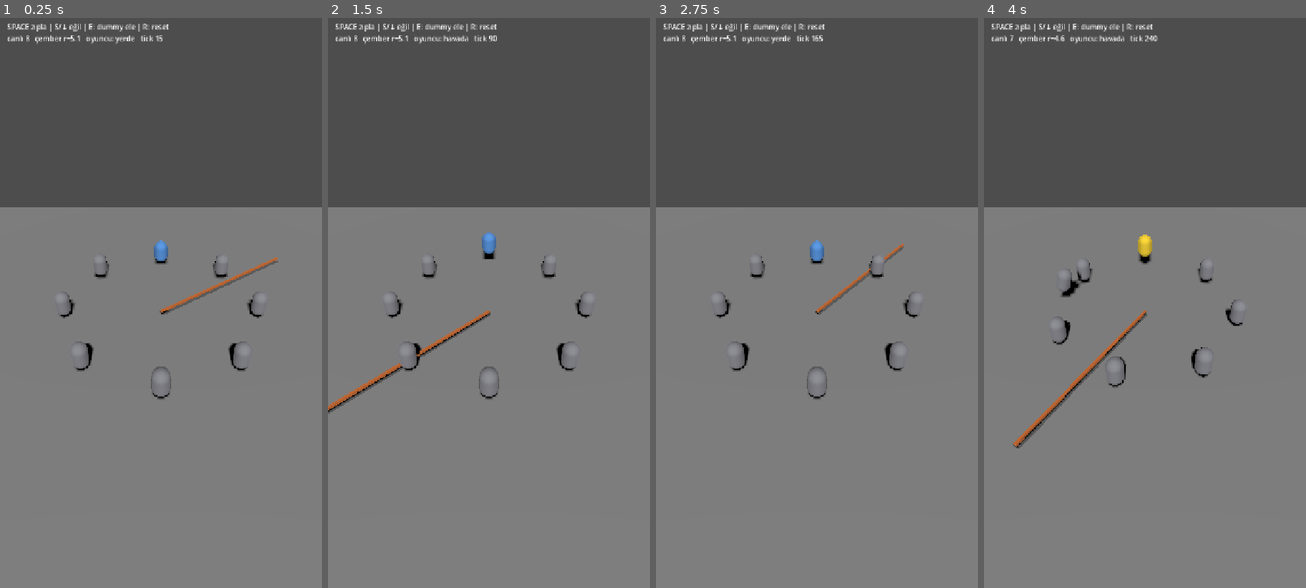
Above: before the commit, frames 1-4 (left to right).
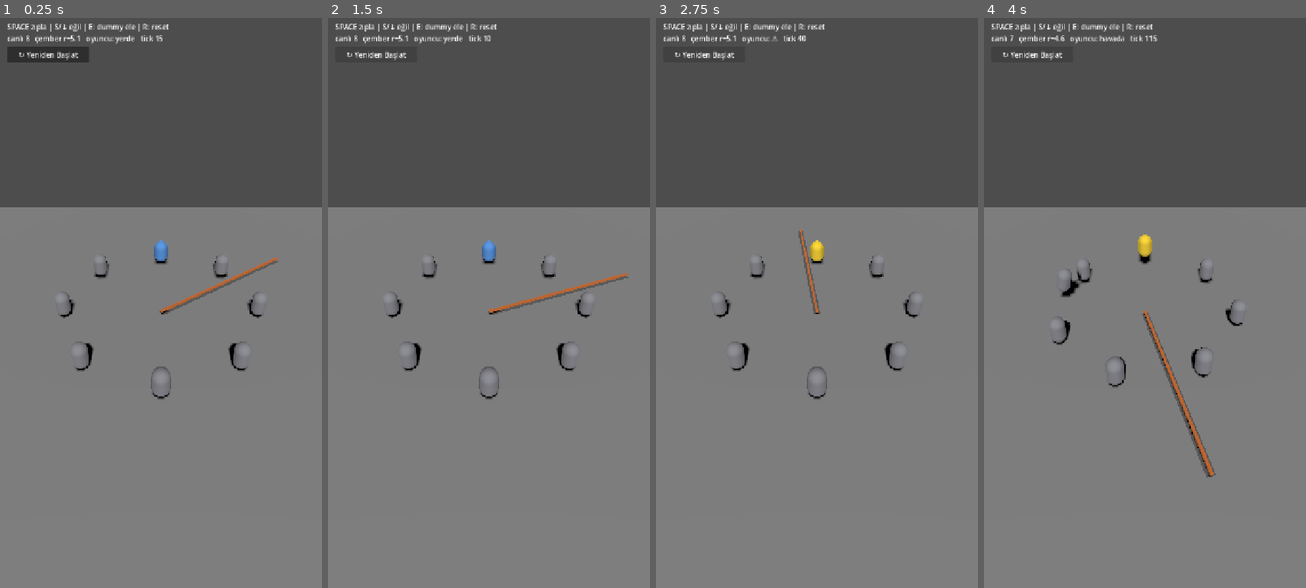
Above: after the commit, the same moments.

Repository: SametCanMavzer/loop-out
Game: Godot game, scene res://scenes/dev/arena_test.tscn
The game is run twice, just before and just after one commit, with the same random seed, the same clock (stepped at 60 frames per second) and the same inputs. This scene is started directly instead of the project's main scene.
Inputs (mouse positions are in pixels of both pictures, inside the frame that each line leads up to):
- Up to frame 1 (0.25 s): no input
- Up to frame 2 (1.5 s): click (376, 52) at 0.5 s, where only the run after the commit has a clickable "↻ Yeniden Başlat"; click (376, 52) at 1.25 s, where only the run after the commit has a clickable "↻ Yeniden Başlat"
- Up to frame 3 (2.75 s): click (704, 52) at 2 s, where only the run after the commit has a clickable "↻ Yeniden Başlat"
- Up to frame 4 (4 s): tap Enter at 2.75 s; tap S (duck) at 2.85 s; tap Space (jump) at 3.02, 3.77 s; tap E at 3.6 s

The runs differ from the first frame. In frame 1, 0.6% of the frame differs, in the area x 2-28%, y 5-8%; in frame 2, 1.4%; in frame 3, 0.9%; in frame 4, 1.6%, in the area x 5-72%, y 3-81%.

Commit message:
chore: F5 complete + temp restart button in arena_test
Co-Authored-By: Claude Opus 4.8 <noreply@anthropic.com>

Diff:
--- a/scenes/dev/arena_test.tscn
+++ b/scenes/dev/arena_test.tscn
@@ -33,3 +33,11 @@
 offset_right = 640.0
 offset_bottom = 60.0
 text = "..."
+
+[node name="Restart" type="Button" parent="UI"]
+focus_mode = 0
+offset_left = 16.0
+offset_top = 72.0
+offset_right = 200.0
+offset_bottom = 108.0
+text = "↻ Yeniden Başlat"
--- a/scripts/dev/arena_test.gd
+++ b/scripts/dev/arena_test.gd
@@ -49,6 +49,8 @@
 	_rope_viz.scale = Vector3(_r_max / 6.0, 1.0, 1.0)   # rope çubuğu (6 birim) r_max'a ulaşsın
 	_rope.crossed.connect(_on_crossed)
 	_input.setup(_clock)
+
+	$UI/Restart.pressed.connect(func() -> void: get_tree().reload_current_scene())
 
 	for i in N_START:
 		_spawn_jumper(i)
Not shown, changed: STATE.md
